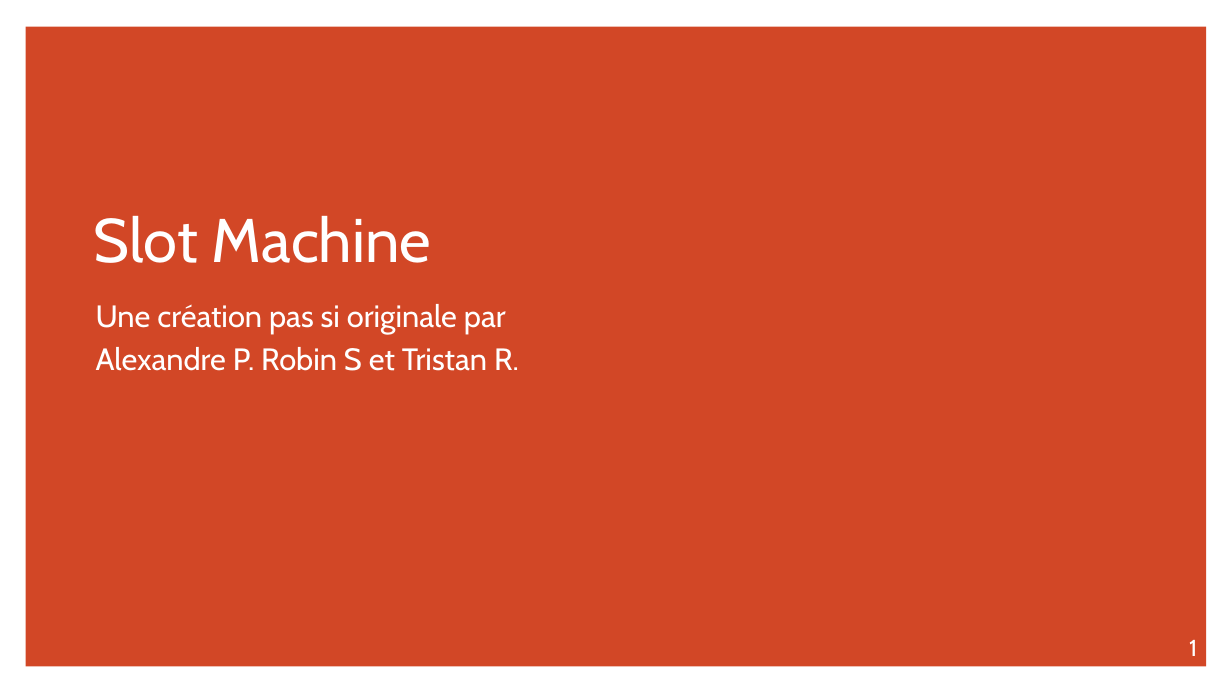
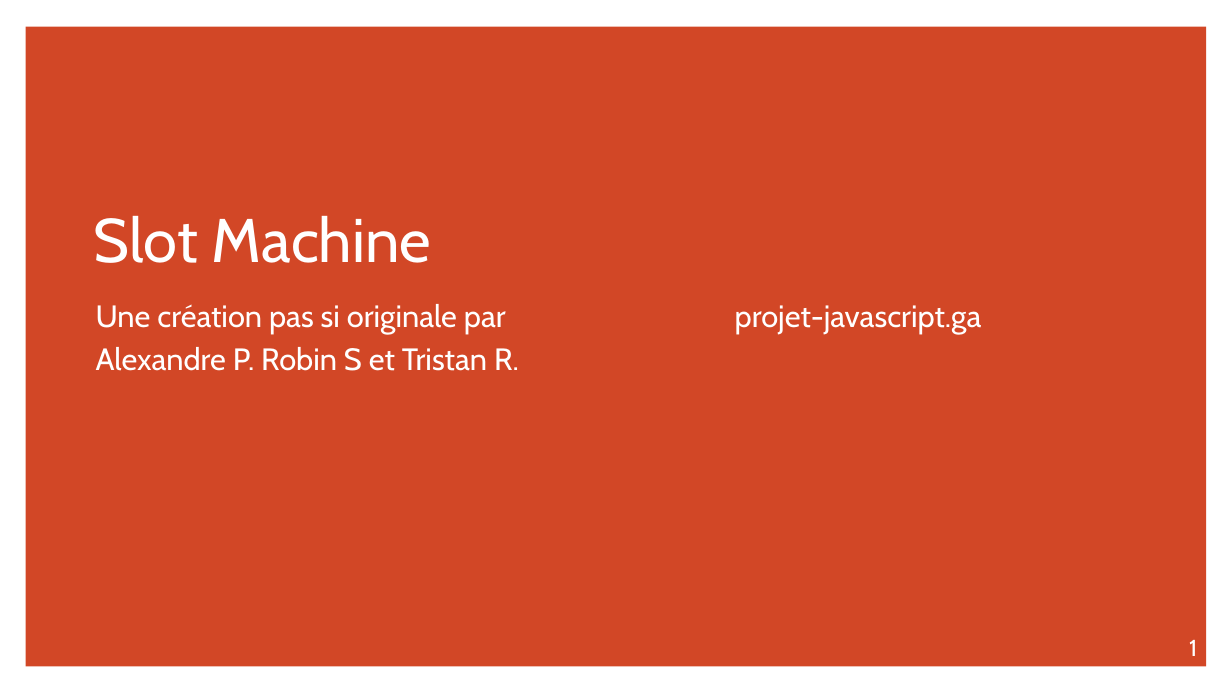
Before and after one commit to IAmFrench/slot-machine-in-javascript-2017, a slide deck: slide 1 of presentation/Slot Machine.pptx. Drawn at 1232x693 pixels with LibreOffice and Linux fonts; fonts in the diff are those of the drawing. Boxes give left, top, right and bottom in pixels: in the first picture for what was removed or moved away, otherwise in the second. Text is boxed around its words. In the diff, an @@ line names an element or a change of style, - is before the commit and + after.

Commit message:
ppt

```diff
--- a/presentation/Slot Machine.pptx
+++ b/presentation/Slot Machine.pptx
@@ text added at (735, 305, 982, 334), 24 pt, text #FFFFFF @@
+projet-javascript.ga
```
Also in this commit, not shown: 1 other slide changed, 2 slides added, 2 slides removed.
